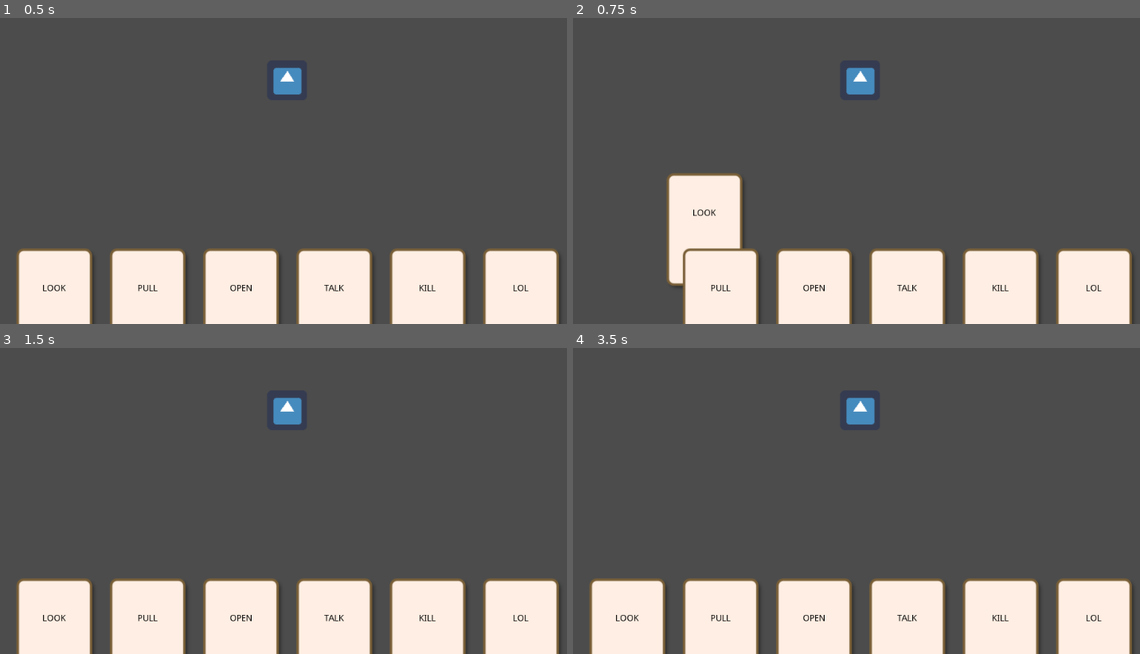
Above: before the commit, frames 1-4 (two rows, left to right).
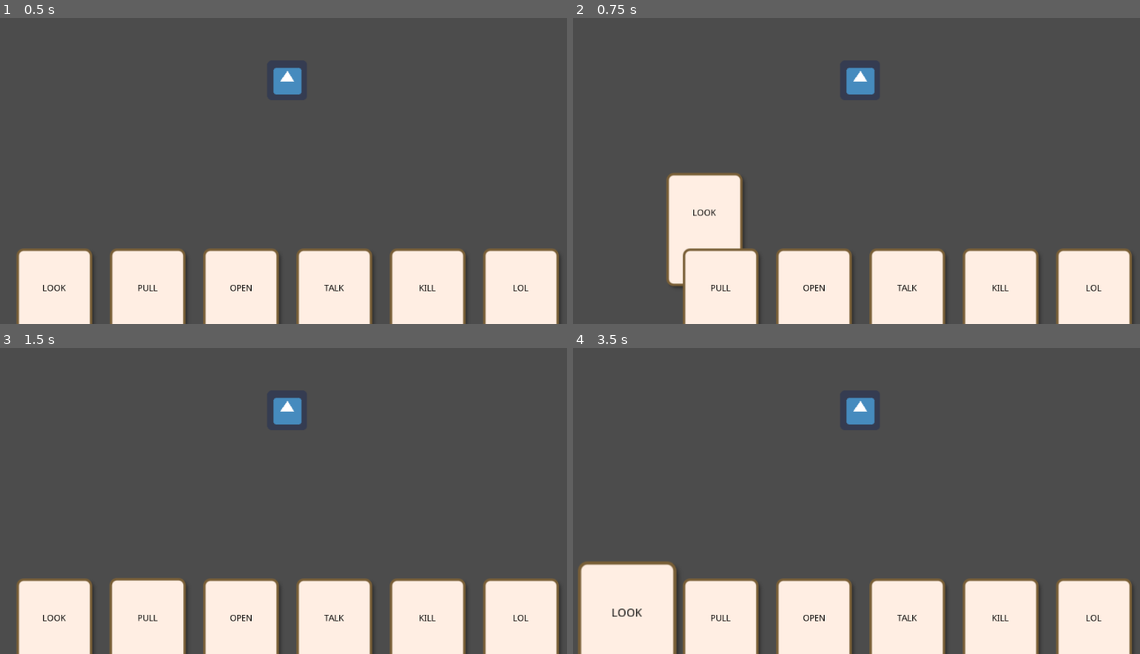
Above: after the commit, the same moments.

Repository: notapixelstudio/drafterlife
Game: Godot game, scene res://Room.tscn
Two runs of this game, one before a commit and one after it. Both use one fixed random seed, a clock stepped at 60 frames per second and the inputs below. The engine's default icon, where the game draws it, is replaced by a stand-in: a white triangle on a blue panel in a dark square.
Inputs (mouse positions are in pixels of both pictures, inside the frame that each line leads up to):
- Up to frame 1 (0.5 s): no input
- Up to frame 2 (0.75 s): drag from (629, 305) to (862, 79) at 0.52 s
- Up to frame 3 (1.5 s): drag from (147, 635) to (289, 409) at 1.27 s
- Up to frame 4 (3.5 s): move the mouse to (816, 635) at 2.02 s; press the mouse at (816, 635) at 2.03 s; release the mouse at (816, 635) at 2.75 s; tap Enter at 2.75 s; drag from (907, 635) to (629, 635) at 2.77 s

Frame 1 is identical in both runs. In frame 2, less than 0.1% of the frame differs, in the area x 16-30%, y 51-87%; in frame 3, 0.2%; in frame 4, 2.5%, in the area x 0-19%, y 69-100%.

Commit message:
simplistic card hover

Diff:
--- a/godot/Card.gd
+++ b/godot/Card.gd
@@ -24,18 +24,19 @@
 signal dropped
 
 var previous_mouse_position = Vector2()
-var is_dragging = false
+var dragging = false
 
 func _on_Card_input_event(viewport, event, shape_idx):
 	if event.is_action_pressed('ui_touch'):
 		# Start dragging
 		get_tree().set_input_as_handled()
 		previous_mouse_position = event.position
-		is_dragging = true
+		dragging = true
+		set_hovering(false)
 		emit_signal('picked', self)
 
 func _input(event):
-	if not is_dragging:
+	if not dragging:
 		return
 
 	if event is InputEventMouseMotion:
@@ -47,7 +48,7 @@
 	if event.is_action_released('ui_touch'):
 		# End dragging
 		previous_mouse_position = Vector2()
-		is_dragging = false
+		dragging = false
 
 		# Check if dropped onto target
 		for area in get_overlapping_areas():
@@ -62,10 +63,37 @@
 # AUTOMATIC MOVEMENT
 ###
 
-onready var tween = $Tween
+onready var position_tween = $PositionTween
 
 func gracefully_go_to(point):
-	tween.interpolate_property(self, 'position',
+	position_tween.interpolate_property(self, 'position',
 		position, point, 0.5,
 		Tween.TRANS_CUBIC, Tween.EASE_OUT)
-	tween.start()
+	position_tween.start()
+
+###
+# HOVER
+###
+
+onready var scale_tween = $ScaleTween
+var hovering = false setget set_hovering
+
+func set_hovering(v):
+	hovering = v
+
+	var target_scale
+	if hovering:
+		target_scale = 1.3*Vector2(1,1)
+	else:
+		target_scale = Vector2(1,1)
+
+	scale_tween.interpolate_property(self, 'scale',
+		scale, target_scale, 0.25,
+		Tween.TRANS_CUBIC, Tween.EASE_OUT)
+	scale_tween.start()
+
+func _on_Card_mouse_entered():
+	set_hovering(true)
+
+func _on_Card_mouse_exited():
+	set_hovering(false)
--- a/godot/Card.tscn
+++ b/godot/Card.tscn
@@ -29,5 +29,9 @@
 "_edit_use_anchors_": false
 }
 
-[node name="Tween" type="Tween" parent="."]
+[node name="PositionTween" type="Tween" parent="."]
+
+[node name="ScaleTween" type="Tween" parent="."]
 [connection signal="input_event" from="." to="." method="_on_Card_input_event"]
+[connection signal="mouse_entered" from="." to="." method="_on_Card_mouse_entered"]
+[connection signal="mouse_exited" from="." to="." method="_on_Card_mouse_exited"]
